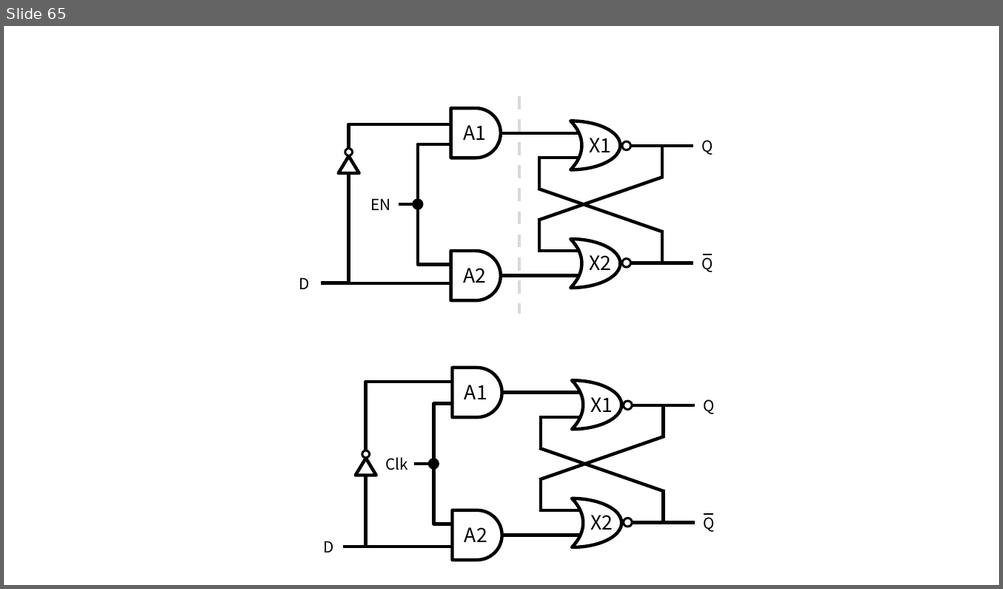
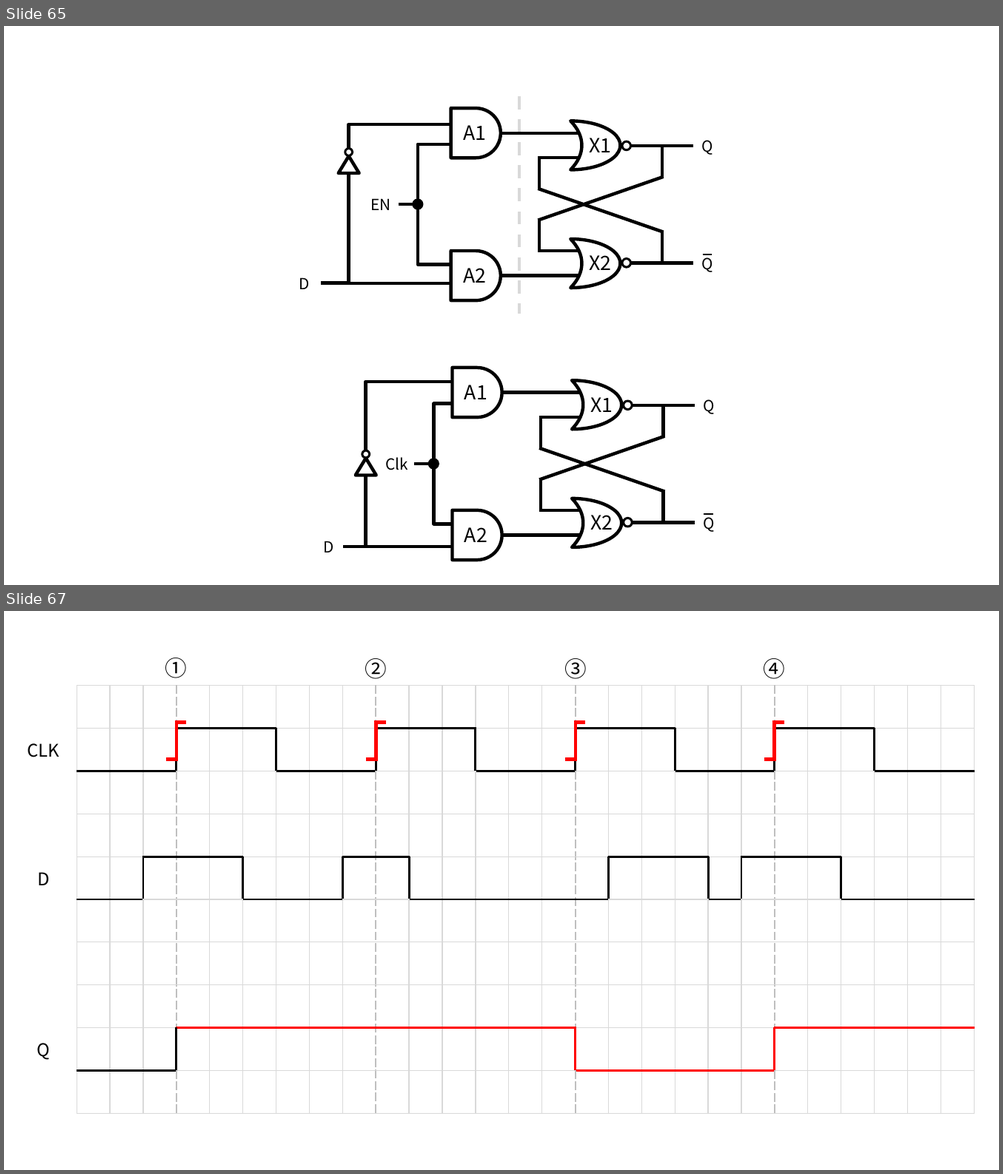
Before and after one commit to momo1108/blog, a slide deck: assets/etc/이미지제작용.pptx. Shown one above the other, each under a label of ours: slide 65 before the commit, slides 65 and 67 after it; the slides between them are not shown. The pictures are 1003x589 and 1003x1174 pixels, drawn with LibreOffice and Linux fonts; fonts in the diff are those of the drawing. Boxes give left, top, right and bottom in pixels: in the first picture for what was removed or moved away, otherwise in the second. Text is boxed around its words. In the diff, an @@ line names an element or a change of style, - is before the commit and + after.

```diff
--- a/assets/etc/이미지제작용.pptx
+++ b/assets/etc/이미지제작용.pptx
@@ slide 67 added at (4,611,999,1170), background #FFFFFF @@
@@ text added at (165,658,188,678), 20 pt, text #000000 @@
+①
@@ text added at (364,658,387,679), 20 pt, text #000000 @@
+②
@@ text added at (564,658,586,679), 20 pt, text #000000 @@
+③
@@ text added at (763,658,785,679), 20 pt, text #000000 @@
+④
@@ table added at (11,685,972,1063), 10 rows, 28 columns @@
+ |  |  |  |  |  |  |  |  |  |  |  |  |  |  |  |  |  |  |  |  |  |  |  |  |  |  | 
+CLK |  |  |  |  |  |  |  |  |  |  |  |  |  |  |  |  |  |  |  |  |  |  |  |  |  |  | 
+ |  |  |  |  |  |  |  |  |  |  |  |  |  |  |  |  |  |  |  |  |  |  |  |  |  |  | 
+ |  |  |  |  |  |  |  |  |  |  |  |  |  |  |  |  |  |  |  |  |  |  |  |  |  |  | 
+D |  |  |  |  |  |  |  |  |  |  |  |  |  |  |  |  |  |  |  |  |  |  |  |  |  |  | 
+ |  |  |  |  |  |  |  |  |  |  |  |  |  |  |  |  |  |  |  |  |  |  |  |  |  |  | 
+ |  |  |  |  |  |  |  |  |  |  |  |  |  |  |  |  |  |  |  |  |  |  |  |  |  |  | 
+ |  |  |  |  |  |  |  |  |  |  |  |  |  |  |  |  |  |  |  |  |  |  |  |  |  |  | 
+Q |  |  |  |  |  |  |  |  |  |  |  |  |  |  |  |  |  |  |  |  |  |  |  |  |  |  | 
+ |  |  |  |  |  |  |  |  |  |  |  |  |  |  |  |  |  |  |  |  |  |  |  |  |  |  | 
@@ line added from (176, 721) to (176, 761), #FF0000 3 pt @@
@@ line added from (375, 721) to (375, 761), #FF0000 3 pt @@
@@ line added from (575, 721) to (575, 761), #FF0000 3 pt @@
@@ line added from (774, 721) to (774, 761), #FF0000 3 pt @@
@@ line added from (177, 722) to (186, 722), #FF0000 3 pt @@
@@ line added from (376, 722) to (386, 722), #FF0000 3 pt @@
@@ line added from (576, 722) to (585, 722), #FF0000 3 pt @@
@@ line added from (775, 722) to (784, 722), #FF0000 3 pt @@
@@ line added from (167, 760) to (175, 760), #FF0000 3 pt @@
@@ line added from (366, 760) to (375, 760), #FF0000 3 pt @@
@@ line added from (565, 760) to (575, 760), #FF0000 3 pt @@
@@ line added from (764, 760) to (774, 760), #FF0000 3 pt @@
```
Also in this commit, not shown: 3 other slides added, 7 other files.
